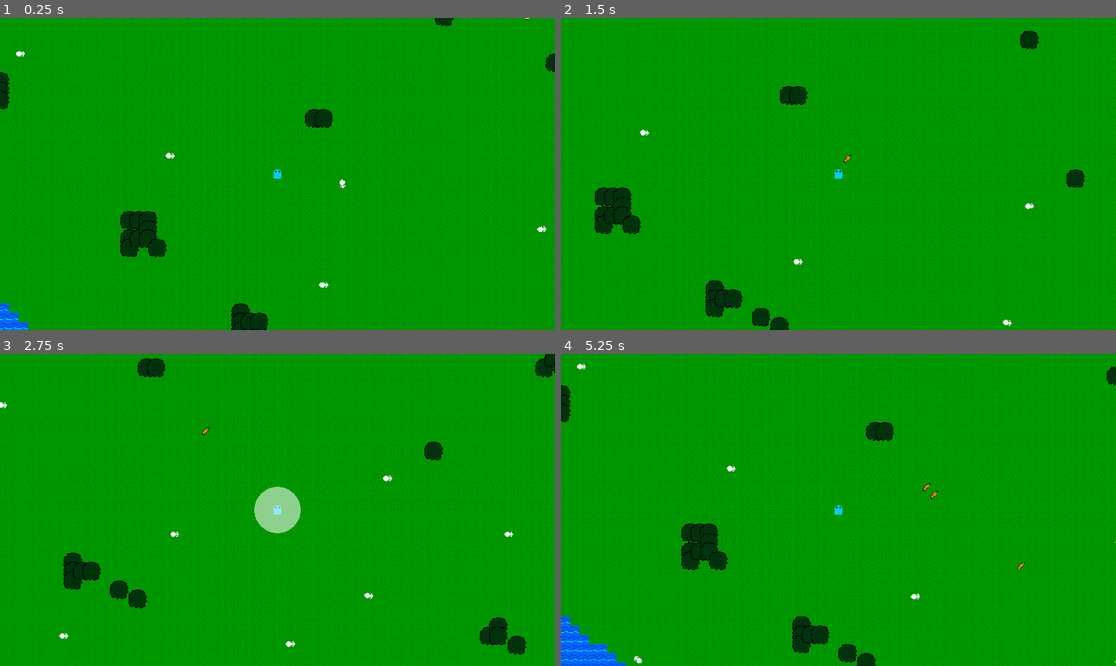
Above: before the commit, frames 1-4 (two rows, left to right).
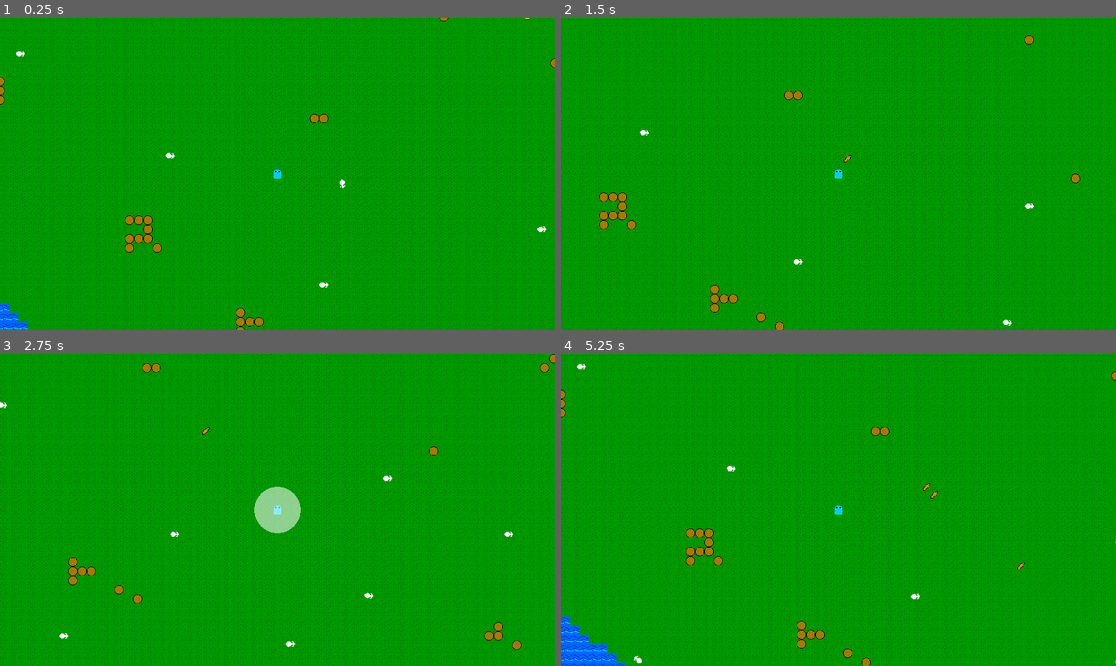
Above: after the commit, the same moments.

Repository: Kyhel/lost-in-pixels
Game: Godot game, scene res://scenes/game.tscn
Same seed, same stepped clock (60 frames per second), same inputs: the game is played once before the commit and once after it.
Inputs:
- Up to frame 1 (0.25 s): no input
- Up to frame 2 (1.5 s): hold Right (ui_right) 0.53-1.28 s; hold F (attack) 0.53-1.28 s; hold Down (ui_down) from 1.28 s (still down); tap Q (spawn_carrot) at 1.35 s
- Up to frame 3 (2.75 s): release Down (ui_down) at 2.03 s; hold Right (ui_right) from 2.03 s (still down); hold F (attack) from 2.03 s (still down)
- Up to frame 4 (5.25 s): release Right (ui_right) at 2.78 s; release F (attack) at 2.78 s; hold Up (ui_up) 2.78-3.53 s; tap Q (spawn_carrot) at 2.85, 4.35 s; hold F (attack) 3.53-4.28 s; hold Left (ui_left) 3.53-5.03 s; hold Down (ui_down) from 5.03 s (still down); hold F (attack) from 5.03 s (still down)

The runs differ from the first frame. In frame 1, 2.0% of the frame differs, in the area x 0-100%, y 0-100%; in frame 2, 2.3%, in the area x 6-95%, y 4-100%; in frame 3, 2.0%; in frame 4, 2.3%.

Commit message:
Add collision to tree trunk

Diff:
--- a/project.godot
+++ b/project.godot
@@ -79,6 +79,7 @@
 2d_physics/layer_3="Enemies"
 2d_physics/layer_4="Small creatures"
 2d_physics/layer_5="Big creatures"
+2d_physics/layer_6="Environment"
 
 [physics]
 
--- a/scenes/game.tscn
+++ b/scenes/game.tscn
@@ -46,7 +46,7 @@
 [node name="Entities" type="Node2D" parent="." unique_id=1123457807]
 
 [node name="Player" type="CharacterBody2D" parent="Entities" unique_id=1652367432]
-collision_mask = 18
+collision_mask = 50
 motion_mode = 1
 script = ExtResource("3_iywne")
 weapon = ExtResource("6_0tnpc")
--- a/world/nature/tree_1.tscn
+++ b/world/nature/tree_1.tscn
@@ -2,6 +2,9 @@
 
 [ext_resource type="Texture2D" uid="uid://cu270wwko7jdg" path="res://assets/nature/tree_trunk_1.png" id="1_60lgh"]
 [ext_resource type="Texture2D" uid="uid://mg1udp0cxmj" path="res://assets/nature/tree_foliage_1.png" id="2_dfk1a"]
+
+[sub_resource type="CircleShape2D" id="CircleShape2D_60lgh"]
+radius = 8.0
 
 [node name="Tree1" type="Node2D" unique_id=1438693898]
 
@@ -9,4 +12,13 @@
 texture = ExtResource("1_60lgh")
 
 [node name="Foliage" type="Sprite2D" parent="." unique_id=1153816047]
+visible = false
+z_index = 2
 texture = ExtResource("2_dfk1a")
+
+[node name="TrunkBody" type="StaticBody2D" parent="." unique_id=1956997032]
+collision_layer = 32
+collision_mask = 0
+
+[node name="CollisionShape2D" type="CollisionShape2D" parent="TrunkBody" unique_id=1914539564]
+shape = SubResource("CircleShape2D_60lgh")
